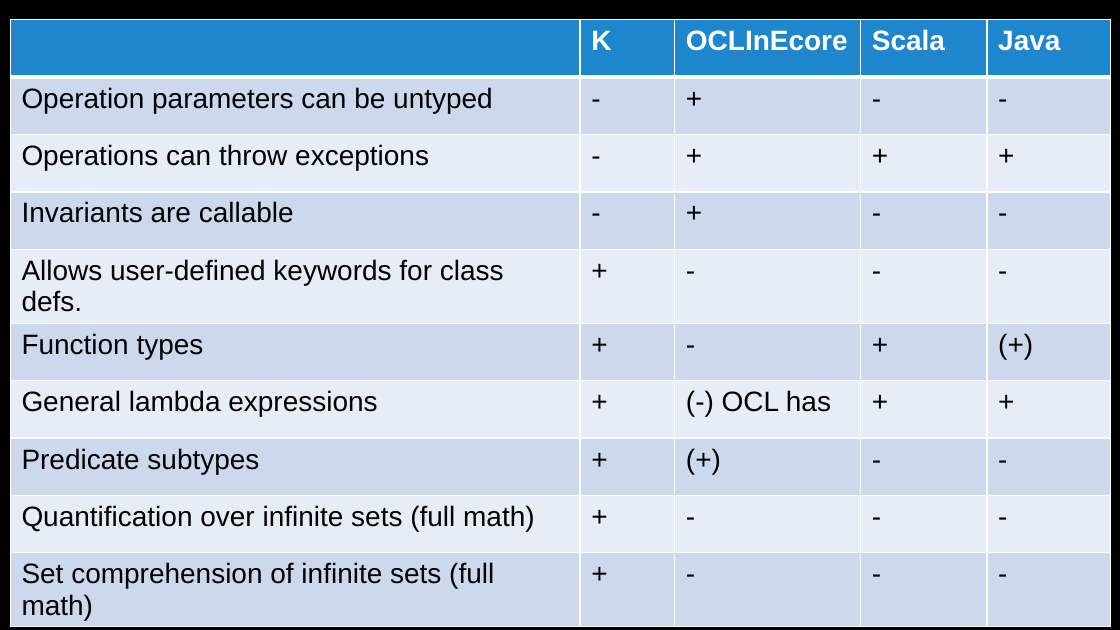
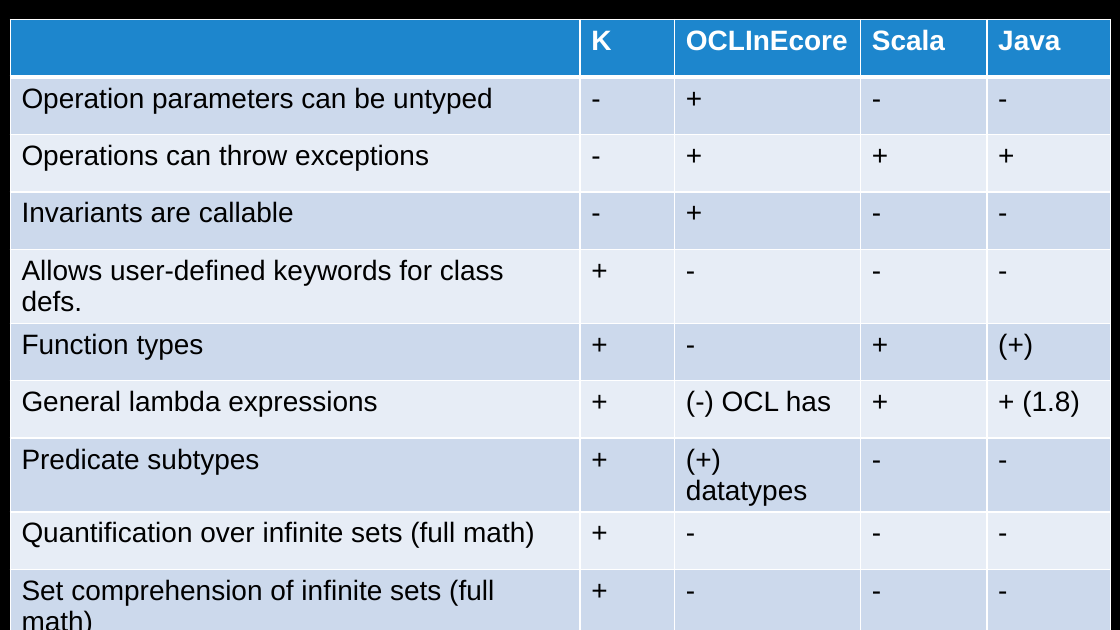
Before and after one commit to Open-MBEE/klang, a slide deck: slide 35 of presentations/LanguageStudy.pptx. Drawn at 1120x630 pixels with LibreOffice and Linux fonts; fonts in the diff are those of the drawing; background and template pictures are left out. Boxes give left, top, right and bottom in pixels: in the first picture for what was removed or moved away, otherwise in the second. Text is boxed around its words. In the diff, an @@ line names an element or a change of style, - is before the commit and + after.

```diff
--- a/presentations/LanguageStudy.pptx
+++ b/presentations/LanguageStudy.pptx
@@ table at [10,20,1111,609] @@
-row 7, column 5: +
+row 7, column 5: + (1.8)
-row 8, column 3: (+)
+row 8, column 3: (+) datatypes
```
Also in this commit, not shown: 15 other slides changed, 2 slides added, 2 slides removed.
